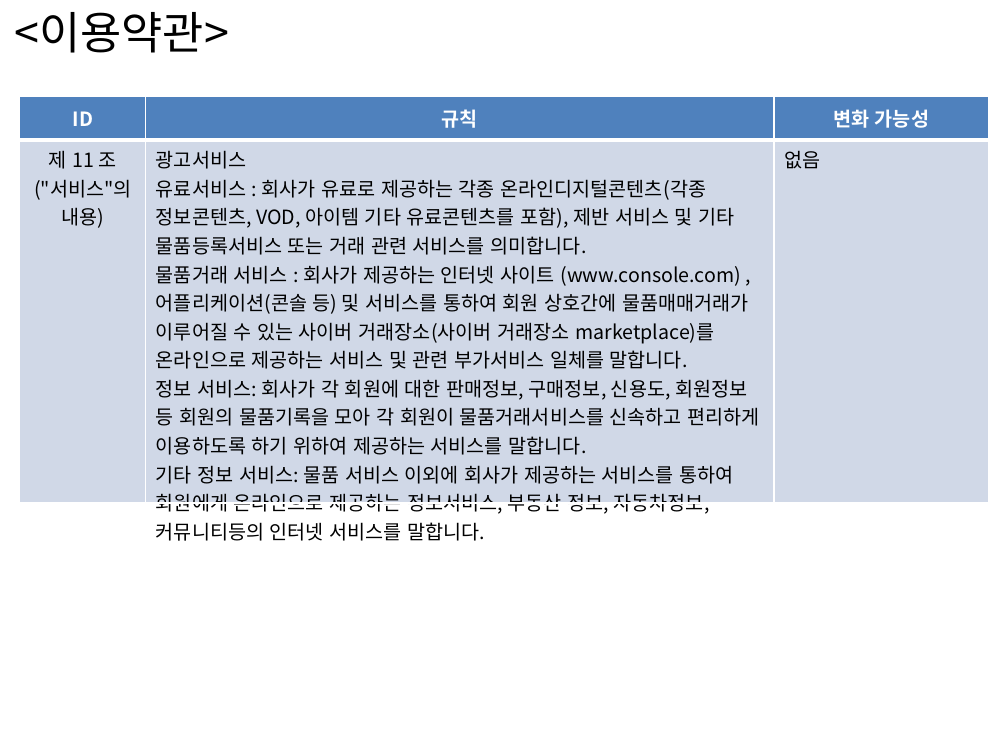
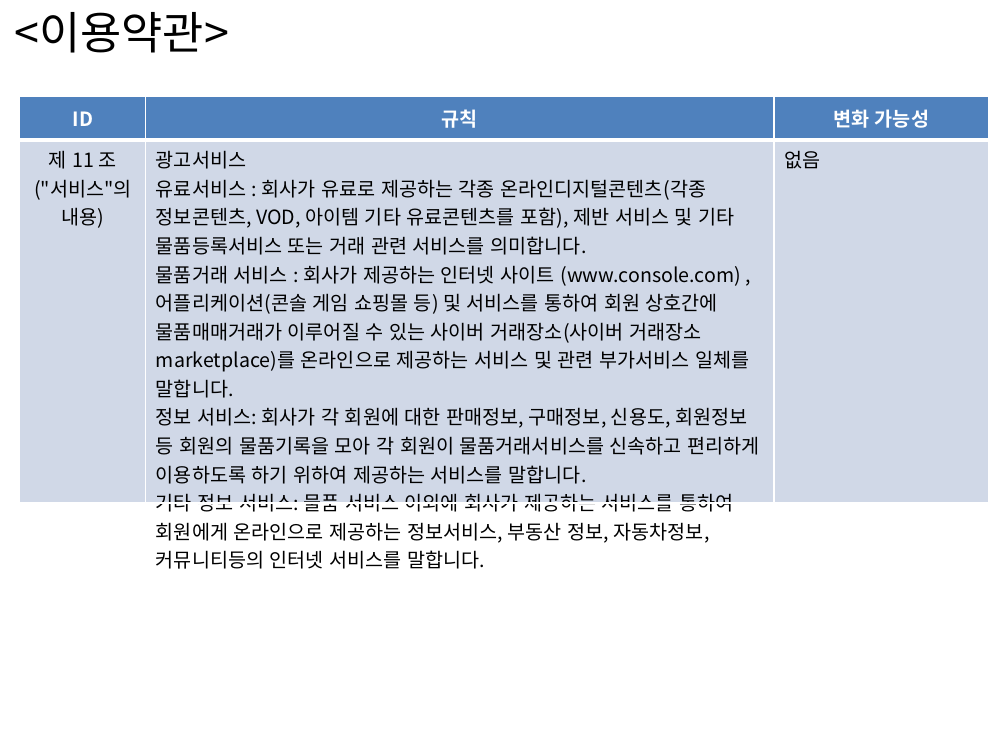
Before and after one commit to Jung-hyeon-Park/portfolio_actifact, a slide deck: slide 9 of 0. 기타/SW아키텍처+비전+수립+-+비즈니스룰+-+_박범진, 박정현.pptx. Drawn at 1008x756 pixels with LibreOffice and Linux fonts; fonts in the diff are those of the drawing. Boxes give left, top, right and bottom in pixels: in the first picture for what was removed or moved away, otherwise in the second. Text is boxed around its words. In the diff, an @@ line names an element or a change of style, - is before the commit and + after.

```diff
--- a/0. 기타/SW아키텍처+비전+수립+-+비즈니스룰+-+_박범진, 박정현.pptx
+++ b/0. 기타/SW아키텍처+비전+수립+-+비즈니스룰+-+_박범진, 박정현.pptx
@@ table at [20,97,989,573] @@
-row 2, column 2: 광고서비스 / 유료서비스 : 회사가 유료로 제공하는 각종 온라인디지털콘텐츠(각종 정보콘텐츠, VOD, 아이템 기타 유료콘텐츠를 포함), 제반 서비스 및 기타 물품등록서비스 또는 거래 관련 서비스를 의미합니다. / 물품거래 서비스 : 회사가 제공하는 인터넷 사이트 (www.console.com) , 어플리케이션(콘솔 등) 및 서비스를 통하여 회원 상호간에 물품매매거래가 이루어질 수 있는 사이버 거래장소(사이버 거래장소 marketplace)를 온라인으로 제공하는 서비스 및 관련 부가서비스 일체를 말합니다. / 정보 서비스: 회사가 각 회원에 대한 판매정보, 구매정보, 신용도, 회원정보 등 회원의 물품기록을 모아 각 회원이 물품거래서비스를 신속하고 편리하게 이용하도록 하기 위하여 제공하는 서비스를 말합니다. / 기타 정보 서비스: 물품 서비스 이외에 회사가 제공하는 서비스를 통하여 회원에게 온라인으로 제공하는 정보서비스, 부동산 정보, 자동차정보, 커뮤니티등의 인터넷 서비스를 말합니다.
+row 2, column 2: 광고서비스 / 유료서비스 : 회사가 유료로 제공하는 각종 온라인디지털콘텐츠(각종 정보콘텐츠, VOD, 아이템 기타 유료콘텐츠를 포함), 제반 서비스 및 기타 물품등록서비스 또는 거래 관련 서비스를 의미합니다. / 물품거래 서비스 : 회사가 제공하는 인터넷 사이트 (www.console.com) , 어플리케이션(콘솔 게임 쇼핑몰 등) 및 서비스를 통하여 회원 상호간에 물품매매거래가 이루어질 수 있는 사이버 거래장소(사이버 거래장소 marketplace)를 온라인으로 제공하는 서비스 및 관련 부가서비스 일체를 말합니다. / 정보 서비스: 회사가 각 회원에 대한 판매정보, 구매정보, 신용도, 회원정보 등 회원의 물품기록을 모아 각 회원이 물품거래서비스를 신속하고 편리하게 이용하도록 하기 위하여 제공하는 서비스를 말합니다. / 기타 정보 서비스: 물품 서비스 이외에 회사가 제공하는 서비스를 통하여 회원에게 온라인으로 제공하는 정보서비스, 부동산 정보, 자동차정보, 커뮤니티등의 인터넷 서비스를 말합니다.
```
Also in this commit, not shown: 12 other slides changed, 5 other files.
